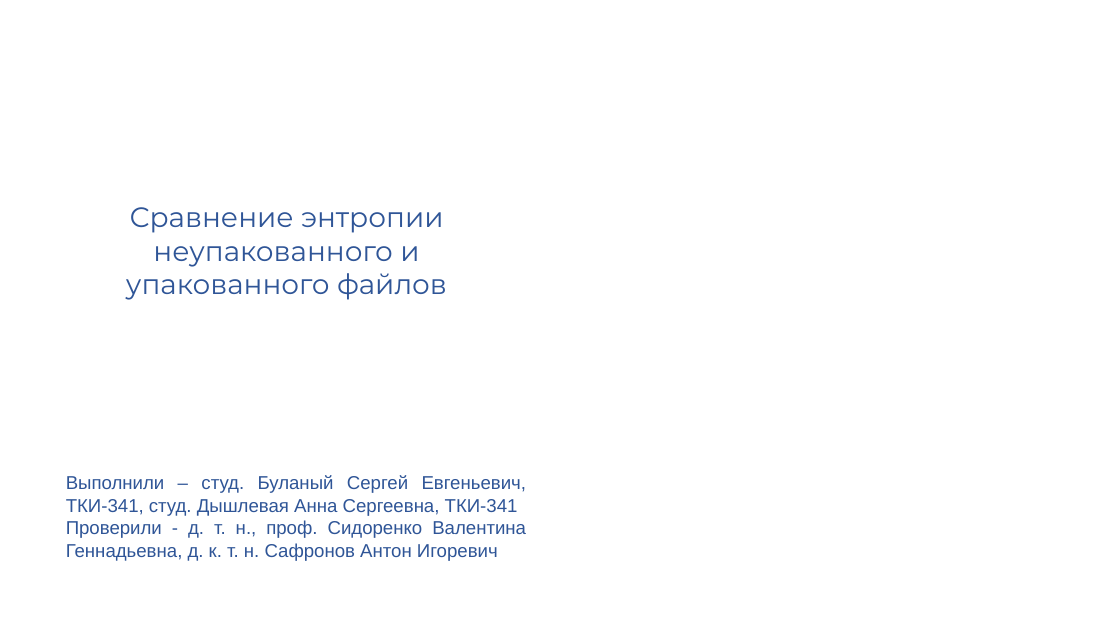
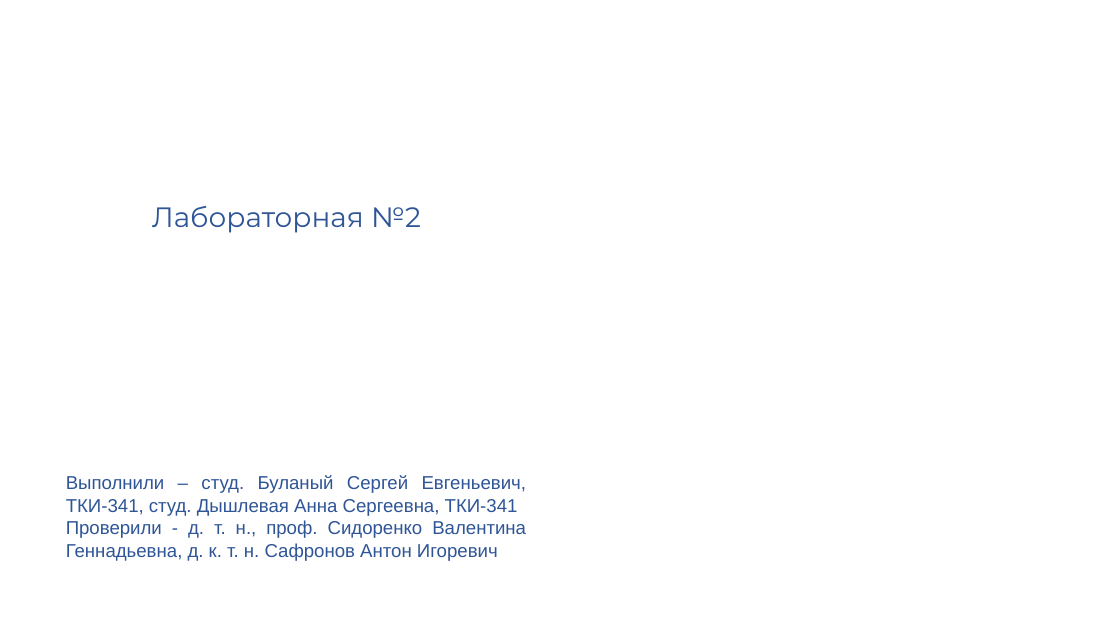
Before and after one commit to Ann1703/Reverse_Engineering_LAB, a slide deck: slide 1 of Лр2_С Буланый Дышлевая.pptx. Drawn at 1120x630 pixels with LibreOffice and Linux fonts; fonts in the diff are those of the drawing; background and template pictures are left out. Boxes give left, top, right and bottom in pixels: in the first picture for what was removed or moved away, otherwise in the second. Text is boxed around its words. In the diff, an @@ line names an element or a change of style, - is before the commit and + after.

```diff
--- a/Лр2_С Буланый Дышлевая.pptx
+++ b/Лр2_С Буланый Дышлевая.pptx
@@ text at [152, 206, 421, 233]: text changed @@
-Сравнение энтропии неупакованного и упакованного файлов
+Лабораторная №2
```
Also in this commit, not shown: 1 other slide changed, 1 slide removed.
